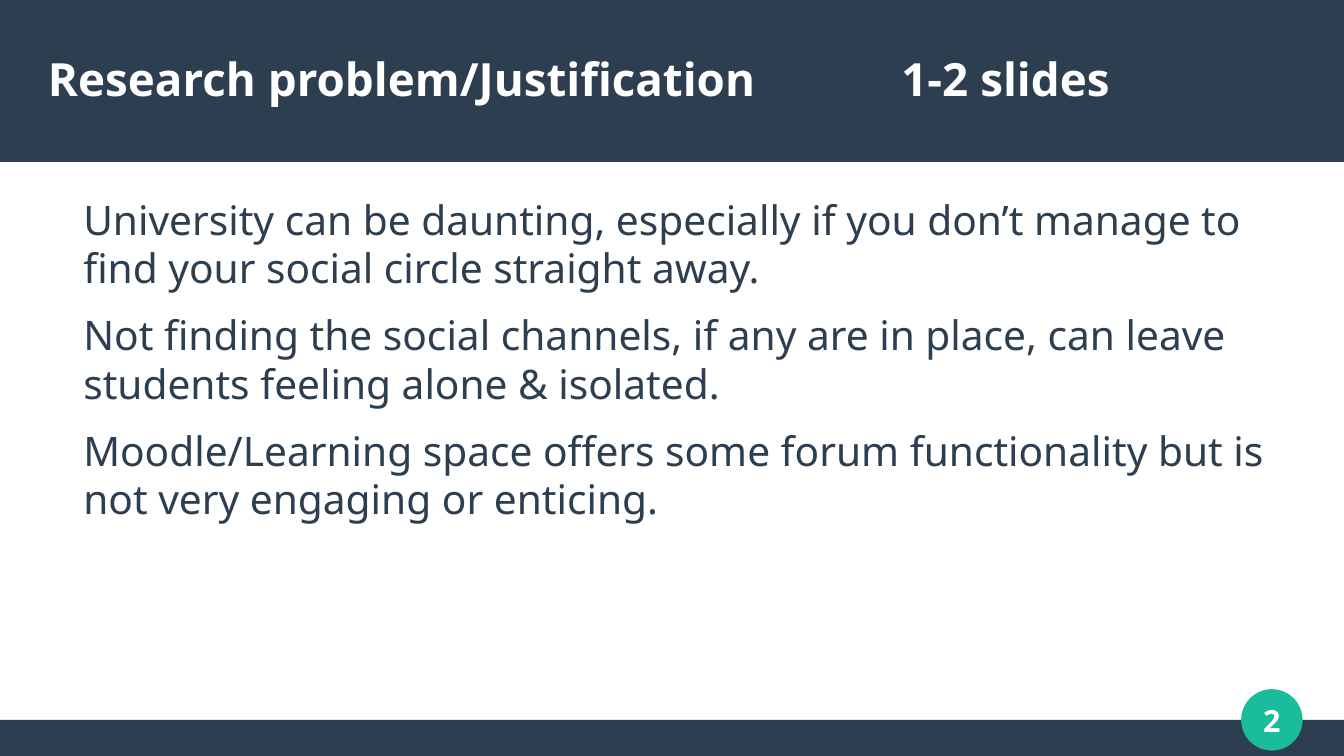
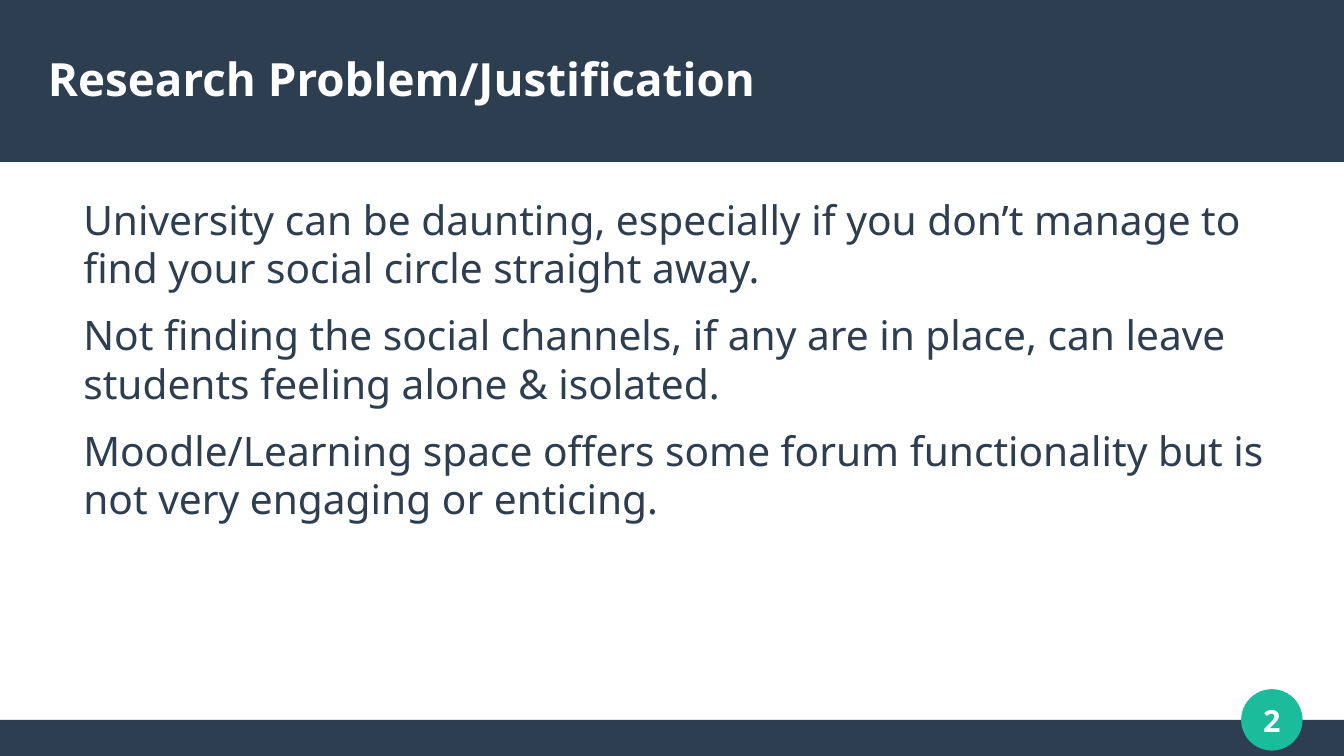
Before and after one commit to dannydaley/myUniSocial, a slide deck: slide 2 of Documentation/COMP320 PRESENTATION.odp. Drawn at 1344x756 pixels with LibreOffice and Linux fonts; fonts in the diff are those of the drawing. Boxes give left, top, right and bottom in pixels: in the first picture for what was removed or moved away, otherwise in the second. Text is boxed around its words. In the diff, an @@ line names an element or a change of style, - is before the commit and + after.

```diff
--- a/Documentation/COMP320 PRESENTATION.odp
+++ b/Documentation/COMP320 PRESENTATION.odp
@@ title at bbox=[48, 61, 755, 106]: text changed @@
-Research problem/Justification 1-2 slides
+Research Problem/Justification
```
Also in this commit, not shown: 16 other slides changed, 2 other files.
